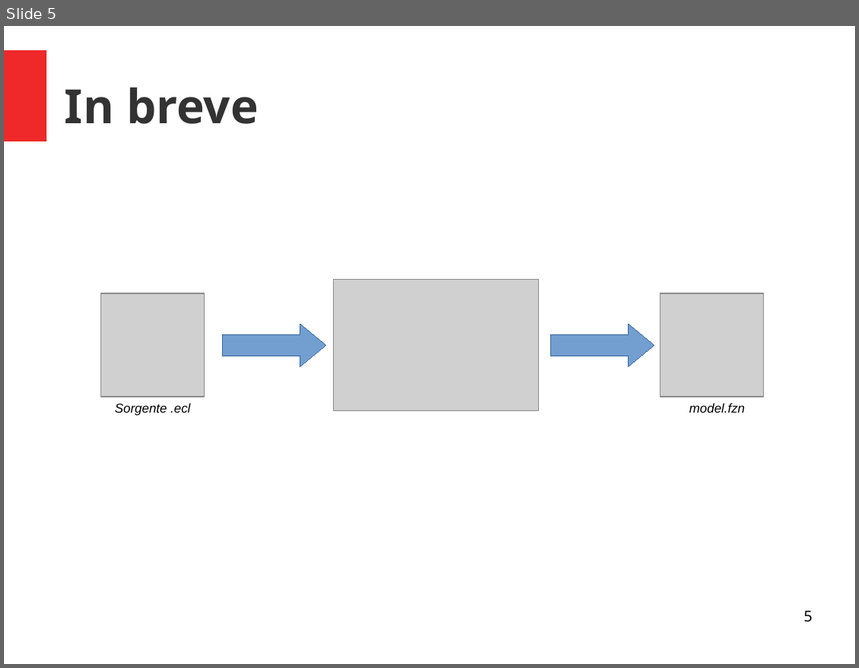
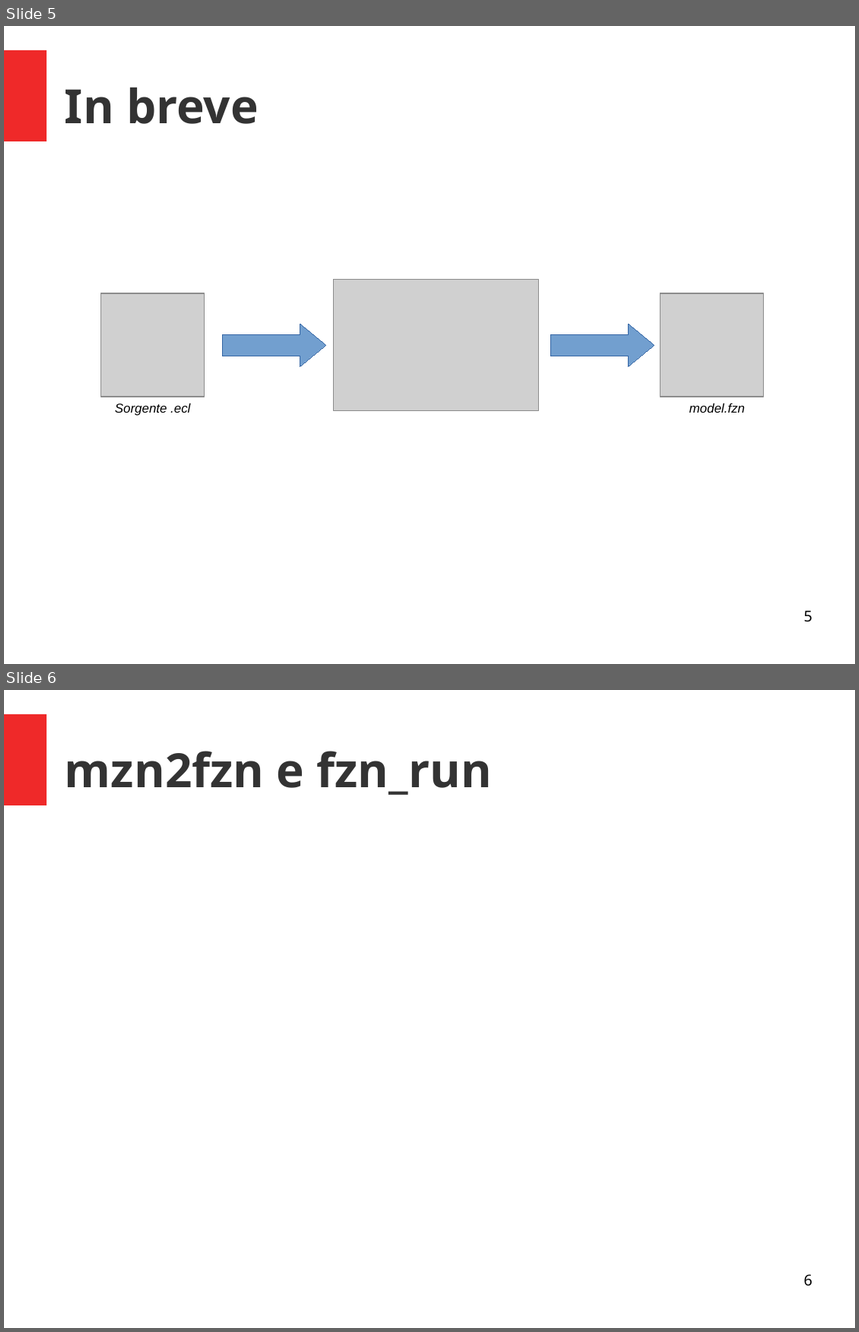
Before and after one commit to padovanl/eclipse2flatzinc, a slide deck: presentazione.odp. Shown one above the other, each under a label of ours: slide 5 before the commit, slides 5 and 6 after it. The pictures are 859x668 and 859x1332 pixels, drawn with LibreOffice and Linux fonts; fonts in the diff are those of the drawing; grey boxes stand for pictures. Boxes give left, top, right and bottom in pixels: in the first picture for what was removed or moved away, otherwise in the second. Text is boxed around its words. In the diff, an @@ line names an element or a change of style, - is before the commit and + after.

```diff
--- a/presentazione.odp
+++ b/presentazione.odp
@@ slide 6 added at (4,690,855,1328), background #FFFFFF; not listed: 1 template element that a slide beside it also shows @@
@@ title added at (65,751,492,795), 44 pt, text #333333, bold @@
+mzn2fzn e fzn_run
@@ page number added at (804,1274,813,1287), 14 pt, text #000000 @@
+6
```
Also in this commit, not shown: 3 other slides added, 1 slide removed, 1 other file.
